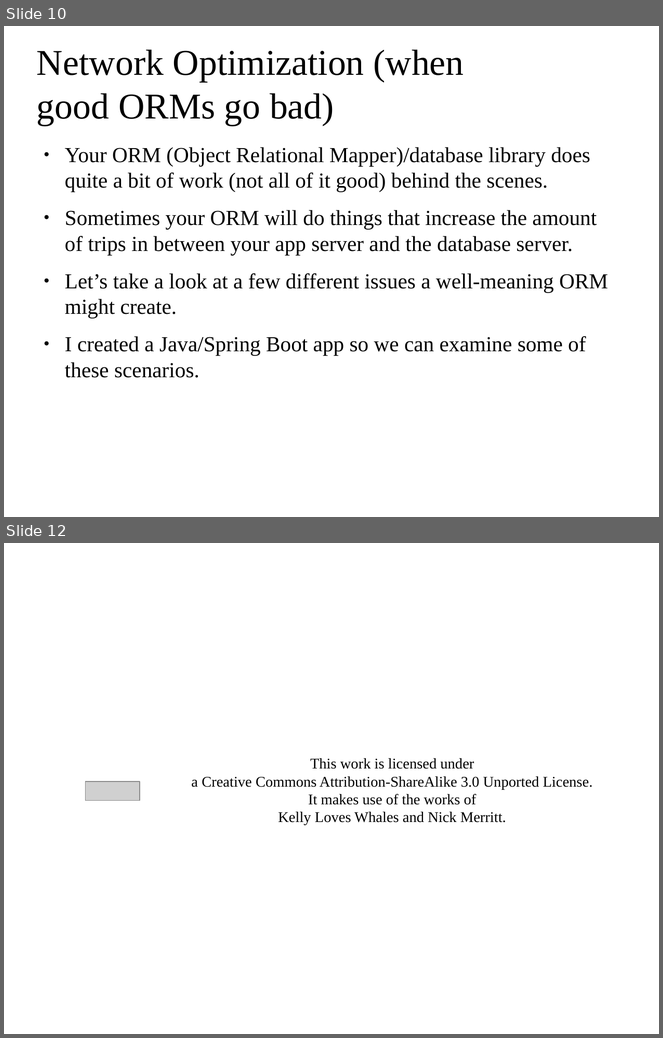
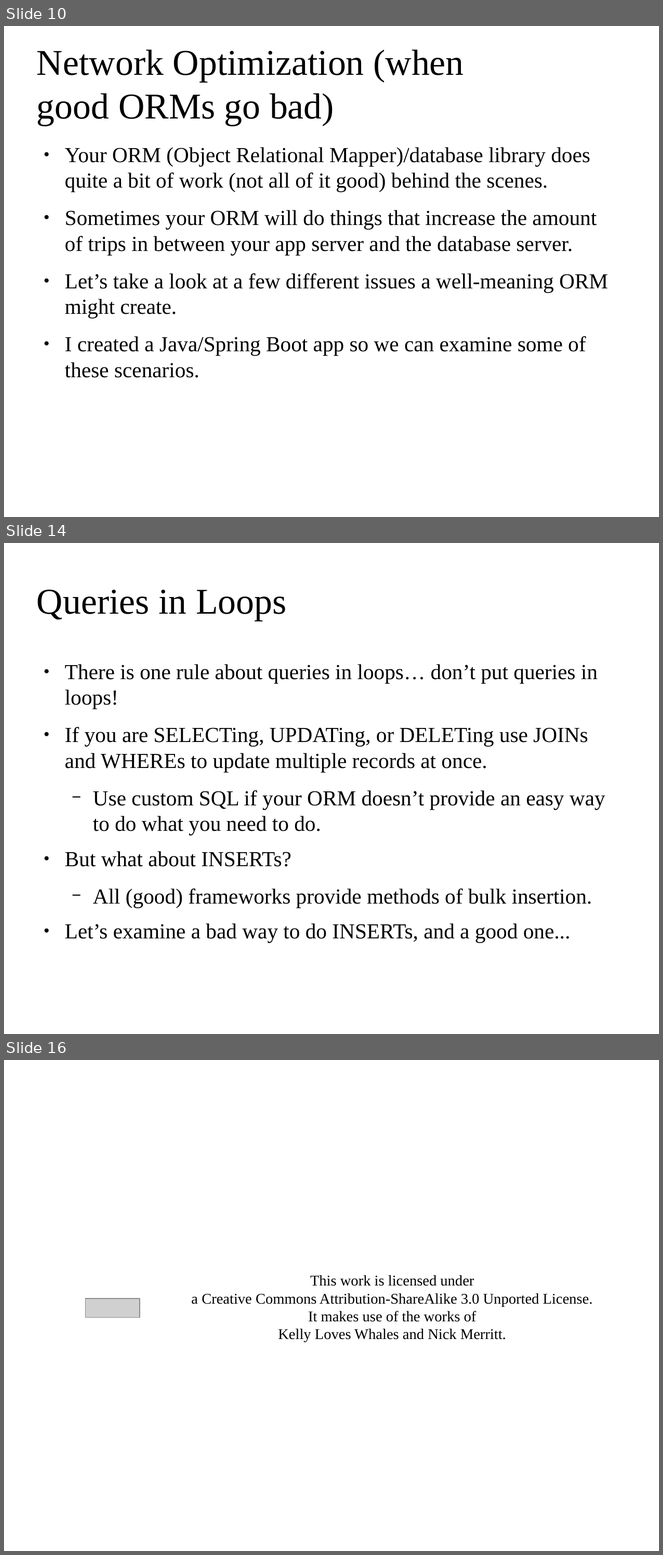
Before and after one commit to aaronFranssell/performance-tuning-and-jmeter, a slide deck: presentation.odp. Shown one above the other, each under a label of ours: slides 10 and 12 before the commit, slides 10, 14 and 16 after it; the slides between them are not shown. The pictures are 663x1038 and 663x1555 pixels, drawn with LibreOffice and Linux fonts; fonts in the diff are those of the drawing; grey boxes stand for pictures; background and template pictures are left out. Boxes give left, top, right and bottom in pixels: in the first picture for what was removed or moved away, otherwise in the second. Text is boxed around its words. In the diff, an @@ line names an element or a change of style, - is before the commit and + after.

Commit message:
queries in loops

```diff
--- a/presentation.odp
+++ b/presentation.odp
@@ slide 14 added at (x1=4, y1=543, x2=659, y2=1034), background picture (left out) @@
@@ title added at (x1=37, y1=589, x2=287, y2=621), 44 pt, text #000000 @@
+Queries in Loops
@@ text added at (x1=65, y1=664, x2=606, y2=943), 26 pt, text #000000 @@
+● There is one rule about queries in loops… don’t put queries in loops!
+● If you are SELECTing, UPDATing, or DELETing use JOINs and WHEREs to update multiple records at once.
+  − Use custom SQL if your ORM doesn’t provide an easy way to do what you need to do.
+● But what about INSERTs?
+  − All (good) frameworks provide methods of bulk insertion.
+● Let’s examine a bad way to do INSERTs, and a good one...
@@ what was slide 12 is now slide 16 @@
```
Also in this commit, not shown: 3 other slides added, 2 other files.
